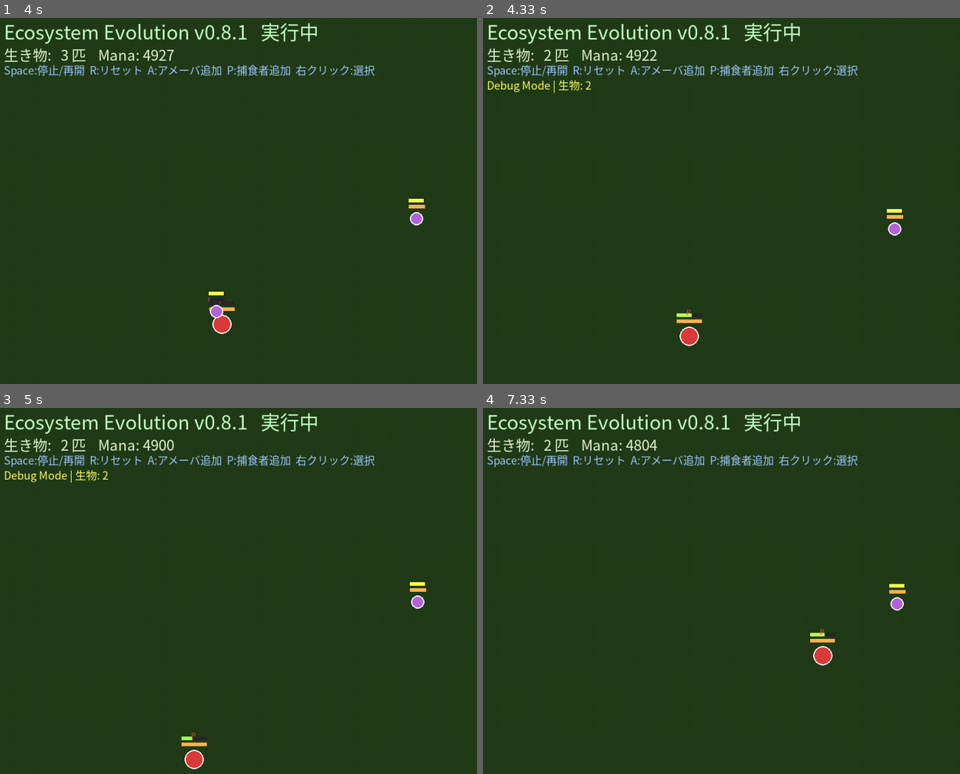
Above: before the commit, frames 1-4 (two rows, left to right).
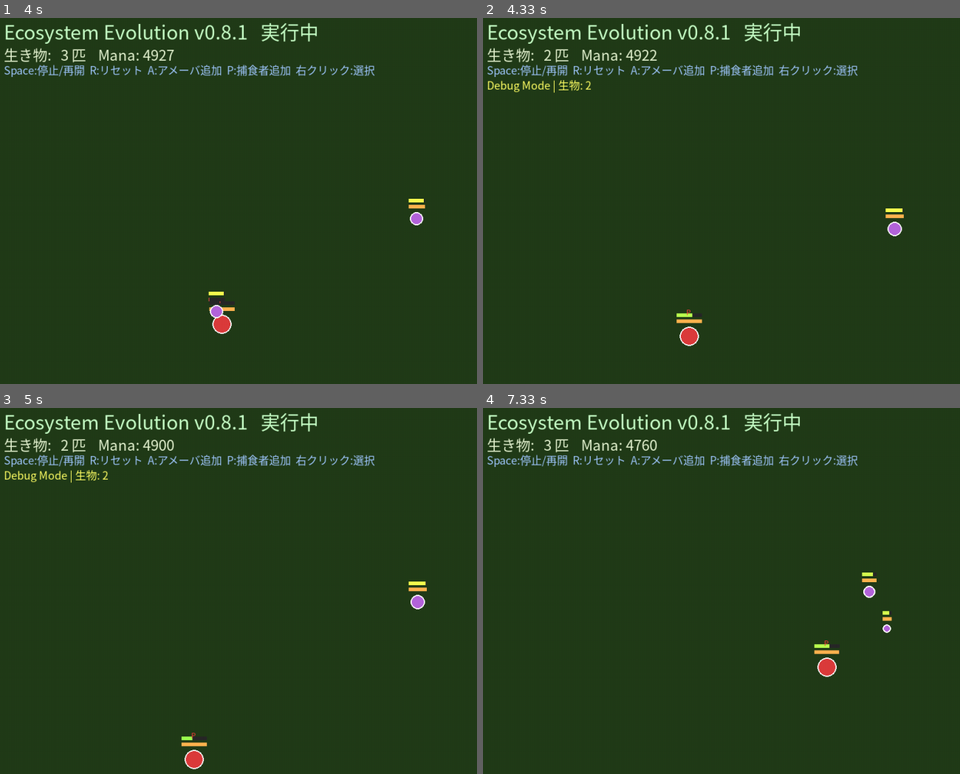
Above: after the commit, the same moments.

Repository: illuaStudio/ecosystem_evo
Game: pygame game, started from main.py
Two runs of this game, one before a commit and one after it. Both use one fixed random seed, a clock stepped at 60 frames per second and the inputs below.
Inputs (mouse positions are in pixels of both pictures, inside the frame that each line leads up to):
- Up to frame 1 (4 s): tap P at 0.33 s; hold D 1.17-1.63 s; right-click (119, 168) at 1.72 s; hold A 2-2.53 s; move the mouse to (119, 343) at 2.03 s; hold D 3-3.63 s; move the mouse to (152, 69) at 3.03 s; hold A from 3.67 s (still down); move the mouse to (90, 222) at 3.7 s
- Up to frame 2 (4.33 s): release A at 4.13 s; hold D from 4.17 s (still down); move the mouse to (816, 285) at 4.2 s
- Up to frame 3 (5 s): release D at 4.63 s
- Up to frame 4 (7.33 s): hold D 5.17-5.7 s; move the mouse to (945, 591) at 5.2 s; click (outside the picture) at 5.78 s; hold A 6.07-6.47 s; move the mouse to (559, 525) at 6.1 s

Frame 1 is identical in both runs. In frame 2, less than 0.1% of the frame differs, in the area x 43-89%, y 52-82%; in frame 3, 0.1%; in frame 4, 0.9%, in the area x 12-89%, y 8-74%.

Commit message:
年齢に対するライフステージを追加、分裂に必要なサイズを制限

Diff:
--- a/actions.py
+++ b/actions.py
@@ -6,6 +6,7 @@
 from creature_helpers import (
     closeness_ratio,
     contact_range,
+    current_size,
     find_nearest_edible,
     has_edible_carcass,
     hunger_ratio,
@@ -178,17 +179,17 @@
 
 
 class SplitAction(ReproductionAction):
-    """無性分裂: 満腹・成熟・クールダウンを満たすと1子を隣接生成し親を縮小する。"""
-
-    DEFAULT_PARAMS = {
-        "satiety_threshold": 0.78,
-        "energy_cost": 0.42,
-        "size_reduction": 0.52,
-        "offspring_size_ratio": 0.45,
-        "offspring_satiety_ratio": 0.55,
-        "cooldown": 220,
-        "min_age": 280,
-        "separation_distance": 12.0,
+    """無性分裂: 満腹・成熟・十分なサイズ・クールダウンを満たすと1子を隣接生成。"""
+
+    DEFAULT_PARAMS = {
+        "satiety_threshold": 0.75,
+        "energy_cost": 0.39,
+        "min_reproduce_size": 8.5,
+        "size_reduction": 0.75,
+        "offspring_size_ratio": 0.48,
+        "offspring_satiety_ratio": 0.60,
+        "cooldown": 160,
+        "separation_distance": 13.0,
     }
 
     def can_execute(self, creature) -> bool:
@@ -196,8 +197,14 @@
             return False
         if creature.repro_cooldown > 0:
             return False
-        if creature.age < int(self.params["min_age"]):
-            return False
+
+        mature_age = creature.life_cycle.get("mature")
+        if mature_age is None or creature.age < int(mature_age):
+            return False
+
+        if current_size(creature) < float(self.params["min_reproduce_size"]):
+            return False
+
         return satiety_ratio(creature) >= float(self.params["satiety_threshold"])
 
     def execute(self, creature) -> bool:
--- a/config/species/amoeba.json
+++ b/config/species/amoeba.json
@@ -1,8 +1,15 @@
 {
   "name": "Amoeba",
   "color": [180, 100, 220],
+  "life_cycle": {
+    "mature": 280,
+    "elder": 1800,
+    "death": 3500
+  },
   "traits": {
     "base_size": 9.0,
+    "max_size": 18.0,
+    "growth_rate": 0.008,
     "base_speed": 1.8,
     "base_vision": 140,
     "max_hp": 60.0,
@@ -23,17 +30,17 @@
       },
       {
         "name": "SplitAction",
-        "weight": 0.65,
-        "description": "満腹かつ成熟したら無性分裂。params は actions.SplitAction.DEFAULT_PARAMS を上書き",
+        "weight": 0.9,
+        "description": "成熟後に無性分裂。min_reproduce_size で小型個体の連続分裂を防止",
         "params": {
-          "satiety_threshold": 0.78,
-          "energy_cost": 0.42,
-          "size_reduction": 0.52,
-          "offspring_size_ratio": 0.45,
-          "offspring_satiety_ratio": 0.55,
-          "cooldown": 220,
-          "min_age": 280,
-          "separation_distance": 12.0
+          "satiety_threshold": 0.75,
+          "energy_cost": 0.39,
+          "min_reproduce_size": 8.5,
+          "size_reduction": 0.75,
+          "offspring_size_ratio": 0.48,
+          "offspring_satiety_ratio": 0.60,
+          "cooldown": 160,
+          "separation_distance": 13.0
         }
       }
     ]
--- a/creature.py
+++ b/creature.py
@@ -3,6 +3,11 @@
 
 from entity import BaseEntity
 from creature_renderer import CreatureRenderer
+from creature_helpers import (
+    current_size,
+    get_life_stage,
+    satiety_ratio,
+)
 from species import Species
 from mind import UtilityMind
 
@@ -15,6 +20,7 @@
 
         self.species = Species.create(species_name)
         self.traits = self.species.traits
+        self.life_cycle = dict(self.species.life_cycle)
 
         self.mind = UtilityMind(self.species.mind_data)
         self.current_action = None
@@ -37,6 +43,35 @@
 
     def get_current_vision(self) -> float:
         return self.traits["base_vision"]
+
+    def get_current_size(self) -> float:
+        return current_size(self)
+
+    def get_life_stage(self) -> str:
+        return get_life_stage(self.age, self.life_cycle)
+
+    def _apply_growth(self) -> None:
+        """満腹度に応じて base_size を max_size まで自動成長（Action とは独立）。"""
+        max_size = float(self.traits.get("max_size", self.traits["base_size"]))
+        size = current_size(self)
+        if size >= max_size:
+            return
+
+        growth_rate = float(self.traits.get("growth_rate", 0.0))
+        if growth_rate <= 0:
+            return
+
+        delta = growth_rate * satiety_ratio(self)
+        self.traits["base_size"] = min(max_size, size + delta)
+
+    def _check_natural_lifespan(self) -> bool:
+        """life_cycle.death 到達で自然死。True なら update を打ち切る。"""
+        death_age = self.life_cycle.get("death")
+        if death_age is None or self.age < int(death_age):
+            return False
+        self.hp = 0
+        self.become_corpse()
+        return True
 
     def scale_size(self, factor: float) -> None:
         """traits.base_size を倍率で変更（分裂後の親縮小など）。"""
@@ -96,6 +131,11 @@
             self.repro_cooldown -= 1
         self.last_pos = self.pos.copy()
 
+        if self._check_natural_lifespan():
+            return
+
+        self._apply_growth()
+
         self.satiety -= self.traits["metabolism_rate"]
 
         if self.satiety < 0:
--- a/creature_helpers.py
+++ b/creature_helpers.py
@@ -10,6 +10,64 @@
 
 def distance_to_point(entity, x: float, y: float) -> float:
     return math.hypot(x - entity.pos[0], y - entity.pos[1])
+
+
+def current_size(creature) -> float:
+    """現在の表示・判定サイズ（traits.base_size）。"""
+    return float(creature.traits.get("base_size", 9.0))
+
+
+# ステージ名 → 次段階へ進む下限年齢キー（life_cycle のキーと対応）
+# 新ステージ追加時はこのリストに1行足すだけで get_life_stage が追従する
+LIFE_STAGE_PIPELINE = [
+    ("Juvenile", "mature"),
+    ("Adult", "elder"),
+    ("Elder", "death"),
+]
+
+
+def get_life_stage(age: int, life_cycle: dict) -> str:
+    """
+    life_cycle 方式のライフステージ判定（LIFE_STAGE_PIPELINE 参照）。
+
+    例: mature=280 → age<280 は Juvenile, elder=1800 → Adult, death=3500 → Elder
+    age >= death は Creature._check_natural_lifespan で死亡（表示用 Expired）
+
+    # 使用例
+    stage = get_life_stage(creature.age, creature.life_cycle)
+    """
+    if not life_cycle:
+        return "Adult"
+
+    for stage_name, next_key in LIFE_STAGE_PIPELINE:
+        limit = life_cycle.get(next_key)
+        if limit is None:
+            continue
+        if age < int(limit):
+            return stage_name
+    return "Expired"
+
+
+def format_life_stage_line(creature) -> str | None:
+    """
+    選択個体 UI 用の1行テキスト（life_cycle がある種のみ表示）。
+    例: Adult (Age: 1243 / 3500) / Juvenile → Mature in 87 ticks
+    """
+    life_cycle = creature.life_cycle
+    if not life_cycle:
+        return None
+
+    stage = get_life_stage(creature.age, life_cycle)
+    death = int(life_cycle.get("death", 0))
+
+    if stage == "Juvenile":
+        mature_at = int(life_cycle.get("mature", 0))
+        ticks = max(0, mature_at - creature.age)
+        return f"ライフステージ: {stage} → Mature in {ticks} ticks"
+
+    if death > 0:
+        return f"ライフステージ: {stage} (Age: {creature.age} / {death})"
+    return f"ライフステージ: {stage} (Age: {creature.age})"
 
 
 def satiety_ratio(creature) -> float:
--- a/renderer.py
+++ b/renderer.py
@@ -1,6 +1,7 @@
 # renderer.py
 import pygame
 from config import config
+from creature_helpers import format_life_stage_line
 
 
 class Renderer:
@@ -40,10 +41,15 @@
                 f"種: {sc.species.name} ({status})",
                 f"HP: {sc.hp:.1f}/{sc.max_hp:.0f}",
                 f"満腹度: {sc.satiety:.1f}/{sc.max_satiety:.0f}",
+                f"サイズ: {sc.get_current_size():.1f} / {sc.traits.get('max_size', sc.get_current_size()):.1f}",
                 f"年齢: {sc.age}",
                 f"速度: {sc.get_current_speed():.2f}",
                 f"現在のAction: {action_name}",
             ]
+            # 右クリック選択時: ライフステージ（life_cycle がある種）
+            life_line = format_life_stage_line(sc)
+            if life_line:
+                texts.insert(4, life_line)
             if not sc.alive:
                 texts.insert(
                     3,
--- a/species.py
+++ b/species.py
@@ -3,6 +3,8 @@
 # 身体的・基礎特性のみ（アクション固有値は mind.actions[].params へ）
 ESSENTIAL_TRAIT_KEYS = frozenset({
     "base_size",
+    "max_size",
+    "growth_rate",
     "base_speed",
     "base_vision",
     "max_hp",
@@ -12,6 +14,8 @@
 
 TRAIT_DEFAULTS = {
     "base_size": 9.0,
+    "max_size": 9.0,
+    "growth_rate": 0.0,
     "base_speed": 1.0,
     "base_vision": 120.0,
     "max_hp": 100.0,
@@ -19,24 +23,19 @@
     "metabolism_rate": 0.5,
 }
 
-# Amoeba JSON 例（traits は最小、mana_absorption_rate / 分裂は Action.params 側）:
+
+def normalize_life_cycle(raw: dict) -> dict:
+    """JSON の life_cycle を整数化（未指定種は空 dict）。"""
+    if not raw:
+        return {}
+    return {k: int(v) for k, v in raw.items()}
+
+
+# Amoeba JSON 例（成長=traits、寿命=life_cycle、分裂調整=SplitAction.params）:
 # {
-#   "traits": { "base_size": 9.0, "base_speed": 1.8, ... },
-#   "mind": {
-#     "actions": [
-#       { "name": "ManaWanderAction", "weight": 1.0, "params": { ... } },
-#       { "name": "SplitAction", "weight": 0.65,
-#         "params": {
-#           "satiety_threshold": 0.78,  // 満腹度割合がこれ以上で分裂候補
-#           "energy_cost": 0.42,        // 分裂時に親が失う satiety（max_satiety 比）
-#           "size_reduction": 0.52,    // 親 base_size への乗算（0.52 = 約48%縮小）
-#           "offspring_size_ratio": 0.45,
-#           "offspring_satiety_ratio": 0.55,
-#           "cooldown": 220, "min_age": 280, "separation_distance": 12.0
-#         }
-#       }
-#     ]
-#   }
+#   "life_cycle": { "mature": 280, "elder": 1800, "death": 3500 },
+#   "traits": { "base_size": 9.0, "max_size": 18.0, "growth_rate": 0.008, ... },
+#   "mind": { "actions": [{ "name": "SplitAction", "params": { "min_reproduce_size": 8.5, ... } }] }
 # }
 
 
@@ -45,6 +44,9 @@
     traits = {k: raw[k] for k in ESSENTIAL_TRAIT_KEYS if k in raw}
     for key, default in TRAIT_DEFAULTS.items():
         traits.setdefault(key, default)
+    # max_size 未指定時は base_size と同じ（成長なし種用）
+    if "max_size" not in raw and "base_size" in raw:
+        traits["max_size"] = float(raw["base_size"])
     return traits
 
 
@@ -58,5 +60,6 @@
         self.name = data["name"]
         self.color = tuple(data.get("color", [120, 200, 120]))
         self.traits = normalize_traits(data.get("traits", {}))
+        self.life_cycle = normalize_life_cycle(data.get("life_cycle", {}))
         self.mind_data = data.get("mind", {"type": "priority", "actions": []})
         self.description = data.get("description", "")
